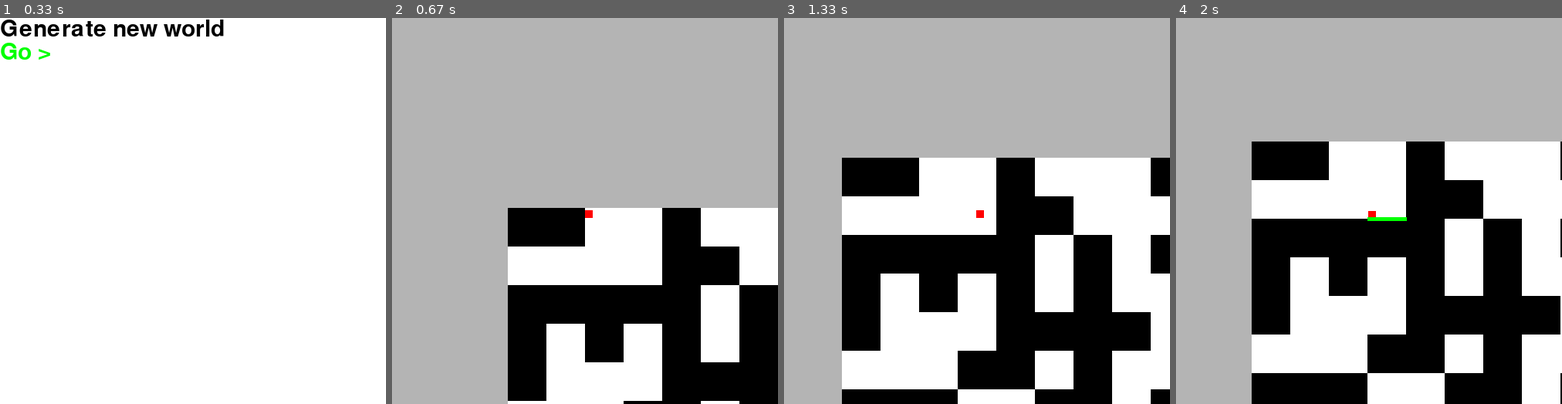
Above: before the commit, frames 1-4 (left to right).
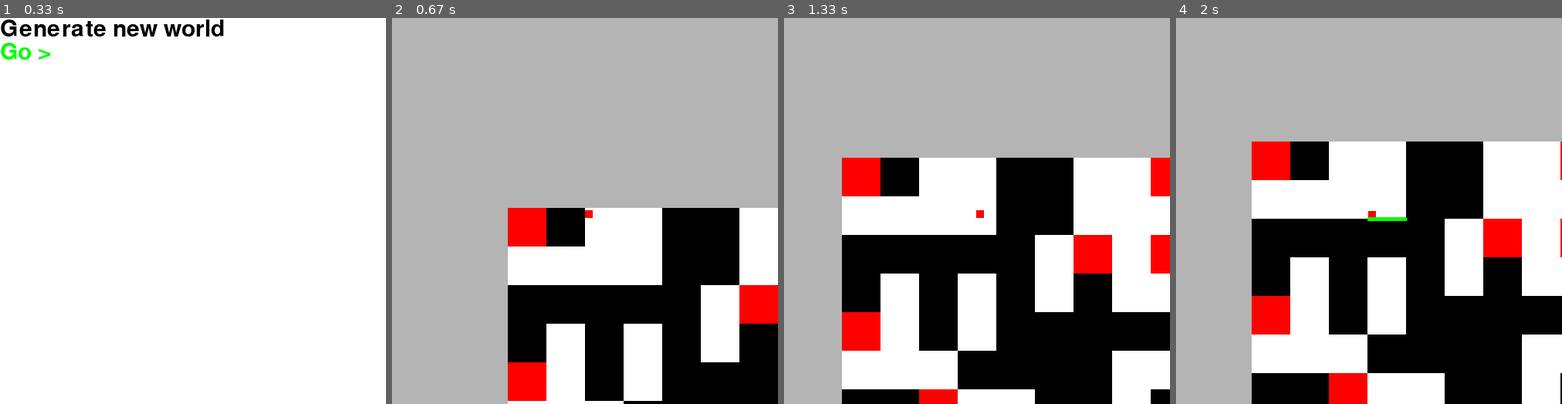
Above: after the commit, the same moments.

Repository: sillypantscoder/pygame_platformer_2
Game: pygame game, started from main.py
Same seed, same stepped clock (60 frames per second), same inputs: the game is played once before the commit and once after it.
Inputs (mouse positions are in pixels of both pictures, inside the frame that each line leads up to):
- Up to frame 1 (0.33 s): no input
- Up to frame 2 (0.67 s): click "Go >" at 0.38 s
- Up to frame 3 (1.33 s): hold Right 0.67-1.13 s; move the mouse to (961, 226) at 0.7 s; hold Right from 1.17 s (still down)
- Up to frame 4 (2 s): release Right at 1.63 s; hold Left from 1.67 s (still down)

Frame 1 is identical in both runs. In frame 2, 5.1% of the frame differs, in the area x 30-100%, y 49-100%; in frame 3, 7.9%, in the area x 15-100%, y 36-100%; in frame 4, 6.9%.

Commit message:
Added chain TNT explosions
Walking into TNT causes a power 3 explosion. Explosions can set off other TNT, this might destroy your entire map. You have been warned. Blocks destroyed by explosions are not saved in the world file.

Diff:
--- a/main.py
+++ b/main.py
@@ -15,7 +15,7 @@
 LIGHTRED = (255, 180, 180)
 RED = (255, 0, 0)
 GREEN = (0, 255, 0)
-WORLD = [[random.choice([0, 1]) for x in range(BOARDSIZE[0])] for y in range(BOARDSIZE[1])]
+WORLD = [[random.choice([0, 0, 0, 0, 0, 1, 1, 1, 1, 1, 2]) for x in range(BOARDSIZE[0])] for y in range(BOARDSIZE[1])]
 CELLSIZE = 50
 FONT = pygame.font.Font(pygame.font.get_default_font(), 30)
 c = pygame.time.Clock()
@@ -64,6 +64,16 @@
 
 totalScreen = pygame.Surface((BOARDSIZE[0] * CELLSIZE, BOARDSIZE[1] * CELLSIZE))
 
+def explosion(cx, cy, rad):
+	more = []
+	for x in range(cx - rad, cx + rad):
+		for y in range(cy - rad, cy + rad):
+			if WORLD[x][y] == 2:
+				more.append([x, y])
+			WORLD[x][y] = 0
+	for l in more:
+		explosion(*l, rad)
+
 running = True
 while running:
 	for event in pygame.event.get():
@@ -88,10 +98,15 @@
 	for x in range(len(WORLD)):
 		for y in range(len(WORLD[x])):
 			cell = WORLD[x][y]
+			cellrect = pygame.Rect(x * CELLSIZE, y * CELLSIZE, CELLSIZE, CELLSIZE)
 			if cell == 1:
-				pygame.draw.rect(totalScreen, BLACK, pygame.Rect(x * CELLSIZE, y * CELLSIZE, CELLSIZE, CELLSIZE))
-				if pygame.Rect(playerpos[0], playerpos[1] + 1, 10, 10).colliderect(pygame.Rect(x * CELLSIZE, y * CELLSIZE, CELLSIZE, CELLSIZE)):
-					touching_platforms.append(pygame.Rect(x * CELLSIZE, y * CELLSIZE, CELLSIZE, CELLSIZE))
+				pygame.draw.rect(totalScreen, BLACK, cellrect)
+				if pygame.Rect(playerpos[0], playerpos[1] + 1, 10, 10).colliderect(cellrect):
+					touching_platforms.append(cellrect)
+			if cell == 2:
+				pygame.draw.rect(totalScreen, RED, cellrect)
+				if pygame.Rect(playerpos[0], playerpos[1] + 1, 10, 10).colliderect(cellrect):
+					explosion(x, y, 3)
 	# Player v computations
 	v[0] *= 0.5
 	if len(touching_platforms) == 0:
